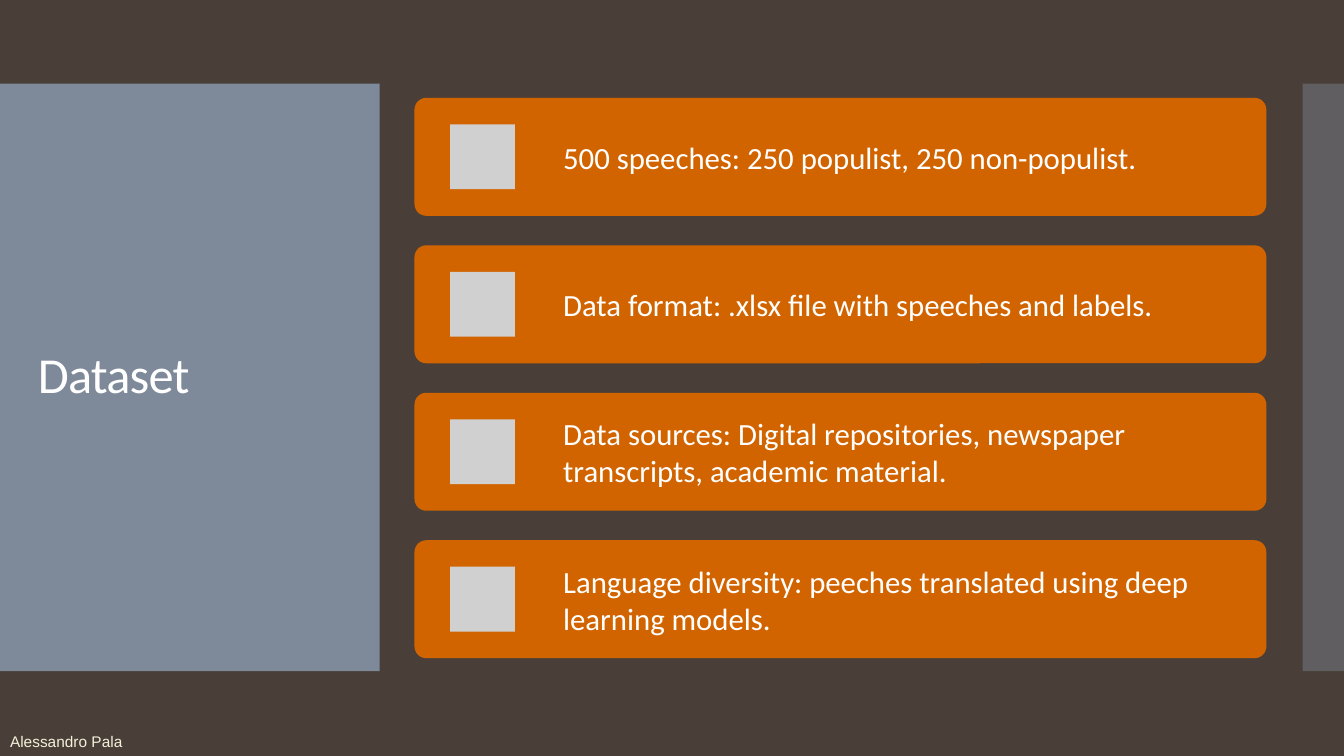
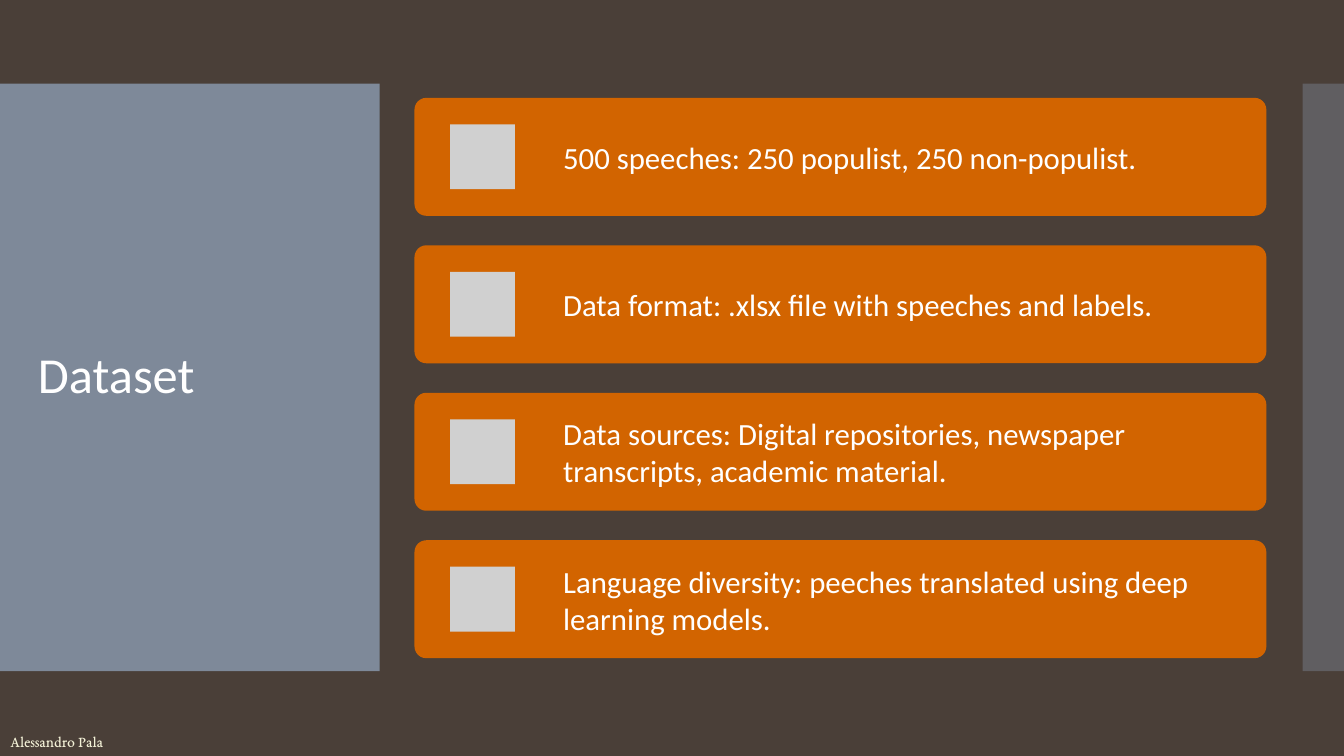
Before and after one commit to Aiecco/BERT-Based-Classification-of-Populist-Discourse, a slide deck: slide 5 of Binary Classification of Populist Speech.pptx (slide 6 before the commit). Drawn at 1344x756 pixels with LibreOffice and Linux fonts; fonts in the diff are those of the drawing; grey boxes stand for pictures. Boxes give left, top, right and bottom in pixels: in the first picture for what was removed or moved away, otherwise in the second. Text is boxed around its words. In the diff, an @@ line names an element or a change of style, - is before the commit and + after.

```diff
--- a/Binary Classification of Populist Speech.pptx
+++ b/Binary Classification of Populist Speech.pptx
@@ title "Dataset" at (38, 360, 194, 394): letter spacing -0.6 to 0 pt @@
@@ text "Alessandro Pala" at (10, 736, 103, 747): font Arial to EB Garamond, text colour #F3F1DA to #F3F1D7 @@
```
Also in this commit, not shown: 12 other slides changed.
